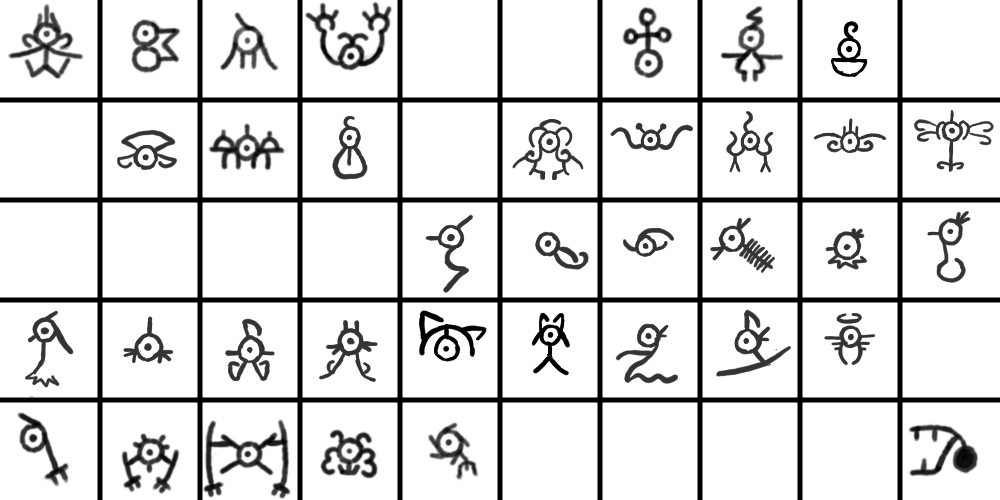
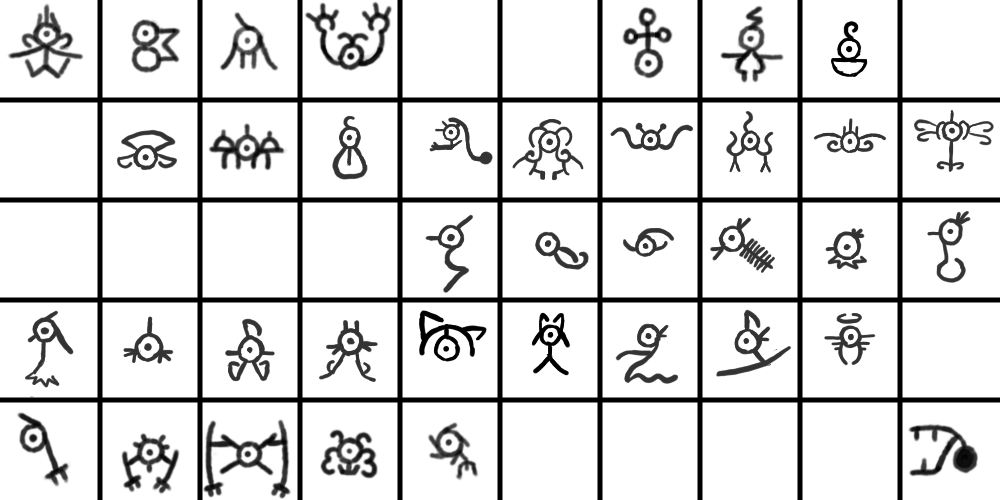
Layer changes from the first (1000, 500) image to the second:
painted on "Paint Layer 1" over [429, 117, 493, 165]
